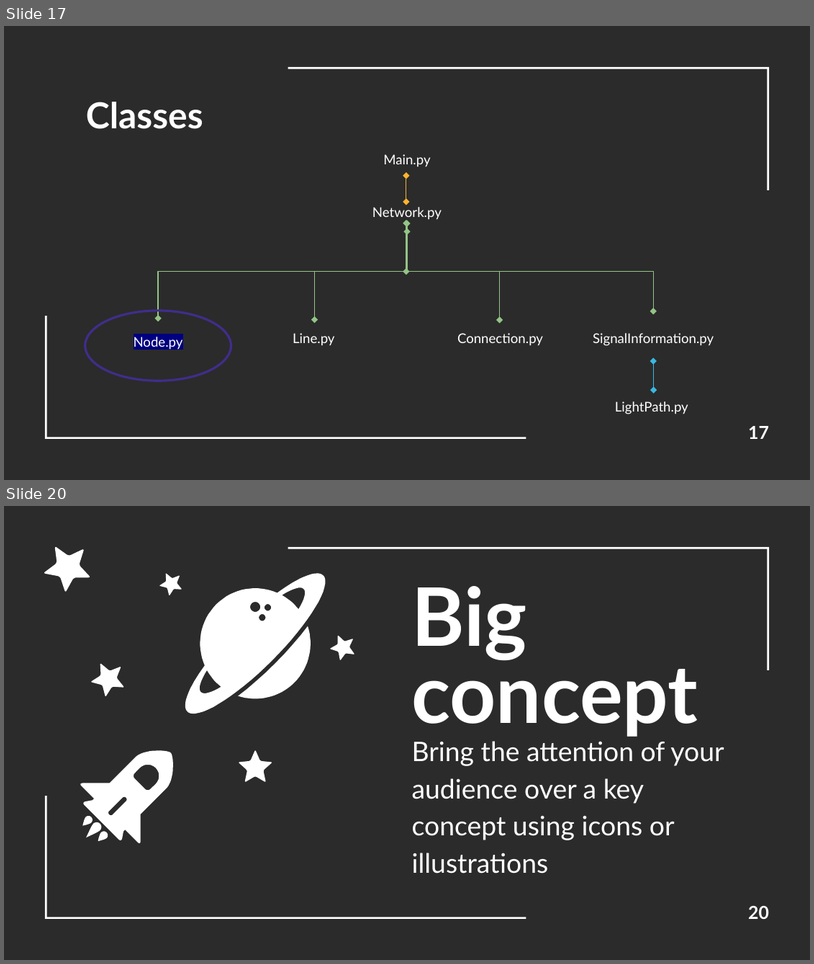
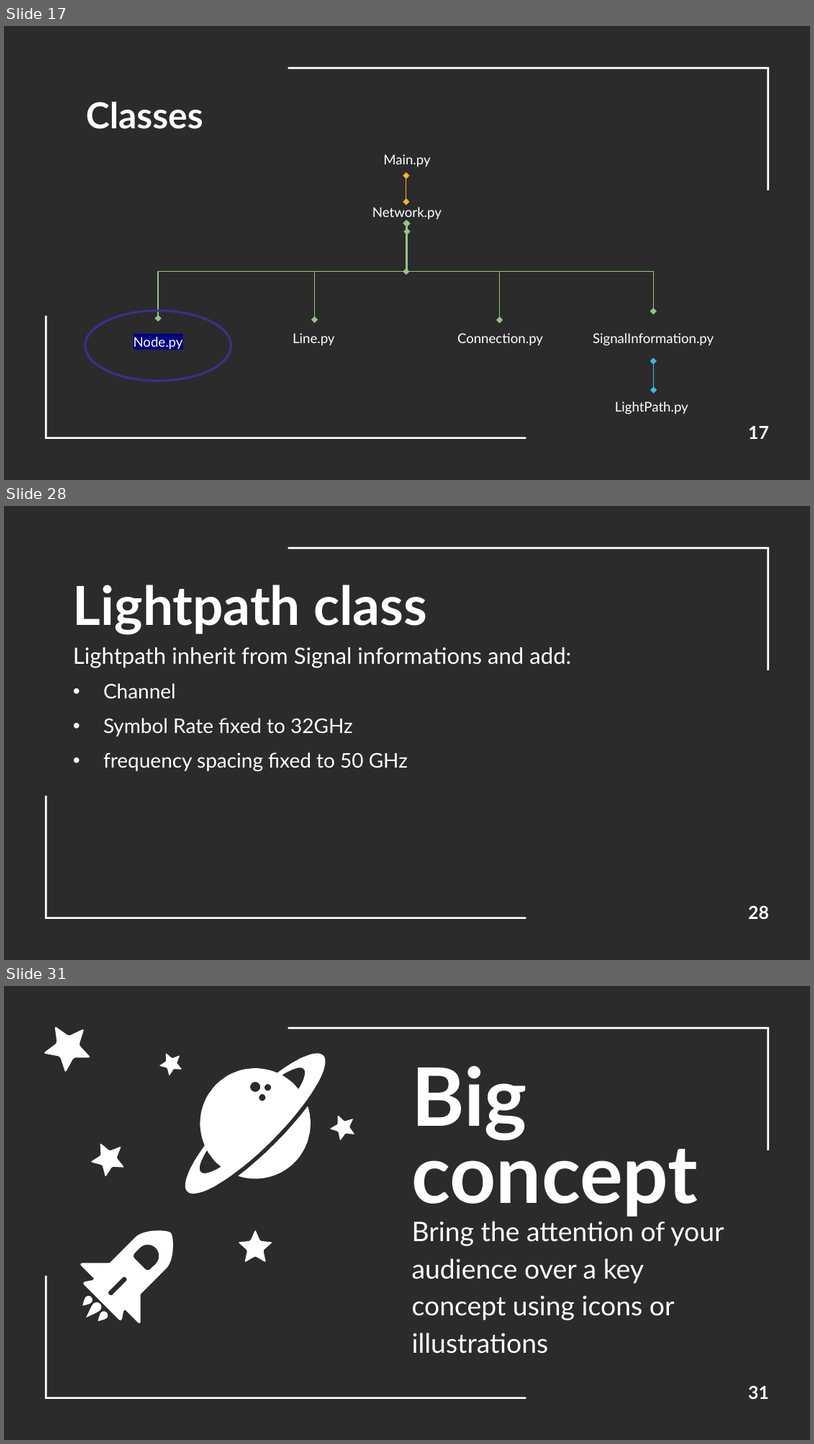
Before and after one commit to RenatoParker/OON_LabsProject, a slide deck: Presentazione esame OOP.pptx. Shown one above the other, each under a label of ours: slides 17 and 20 before the commit, slides 17, 28 and 31 after it; the slides between them are not shown. The pictures are 814x964 and 814x1444 pixels, drawn with LibreOffice and Linux fonts; fonts in the diff are those of the drawing; background and template pictures are left out; a plain dark background stands for a picture behind light text. Boxes give left, top, right and bottom in pixels: in the first picture for what was removed or moved away, otherwise in the second. Text is boxed around its words. In the diff, an @@ line names an element or a change of style, - is before the commit and + after.

```diff
--- a/Presentazione esame OOP.pptx
+++ b/Presentazione esame OOP.pptx
@@ slide 28 added at (x1=4, y1=506, x2=810, y2=960), background picture (left out); not listed: 2 template elements that a slide beside it also shows @@
@@ title added at (x1=73, y1=584, x2=427, y2=635), 48 pt, text #FFFFFF, bold @@
+Lightpath class
@@ subtitle added at (x1=73, y1=647, x2=571, y2=771), 18 pt, text #FFFFFF @@
+Lightpath inherit from Signal informations and add:
+• Channel
+• Symbol Rate fixed to 32GHz
+• frequency spacing fixed to 50 GHz
@@ page number added at (x1=748, y1=906, x2=769, y2=919), 16 pt, text #FFFFFF, bold @@
+28
@@ what was slide 20 is now slide 31 @@
@@ page number at (x1=748, y1=1386, x2=769, y2=1399): text changed @@
-20
+31
```
Also in this commit, not shown: 4 slides changed, 12 other slides added, 8 slides removed, 3 other files.
